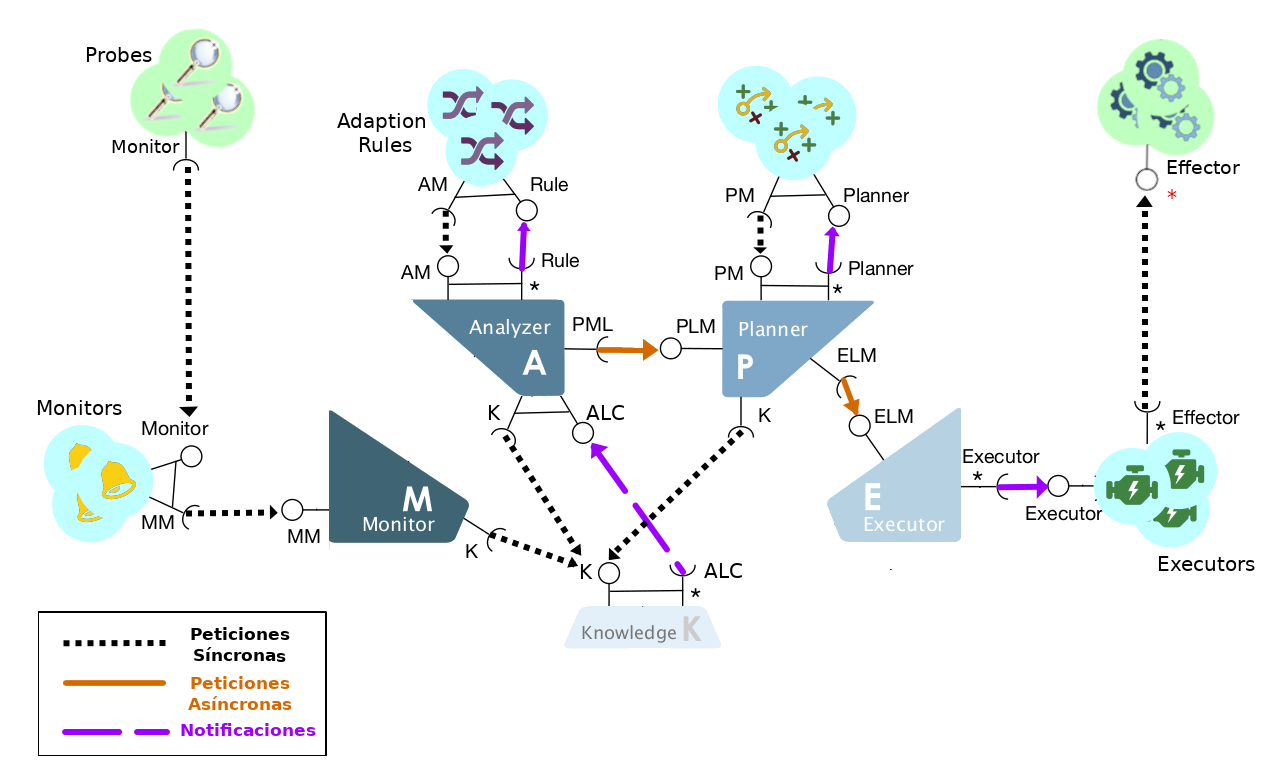
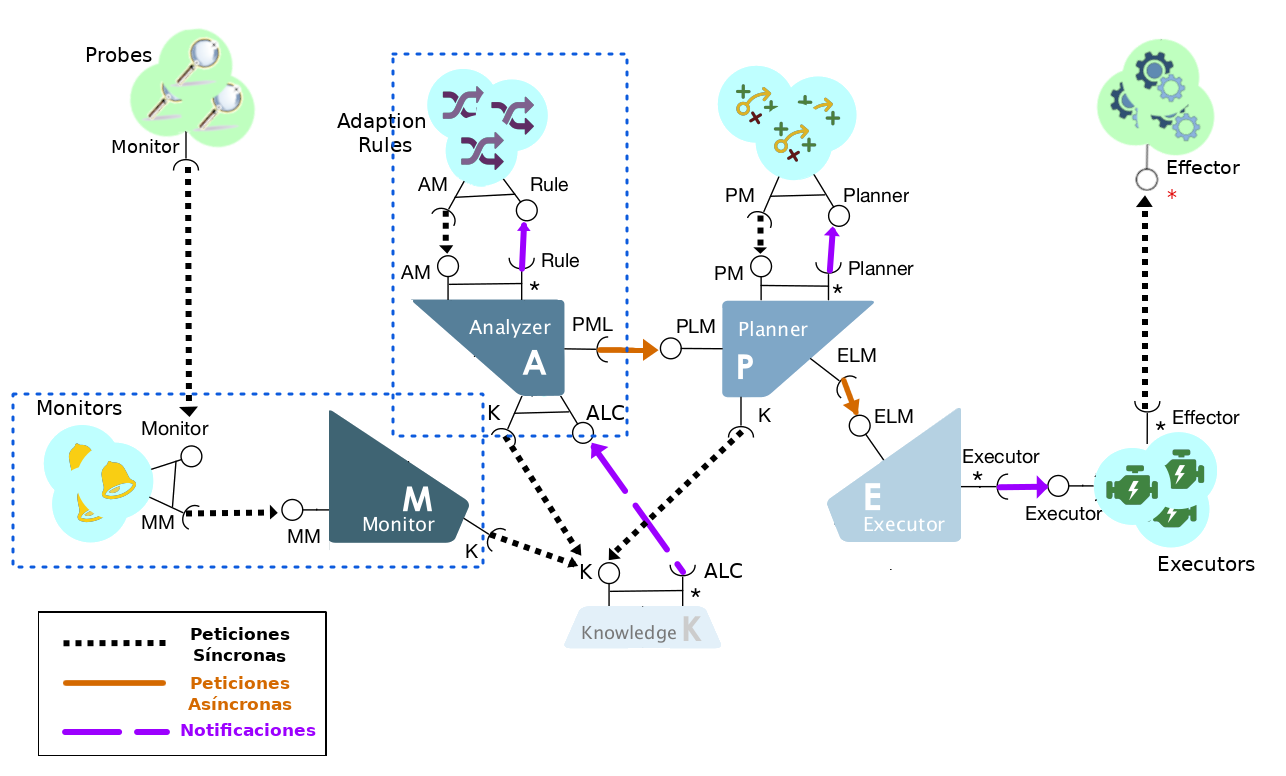
Revision of a layered (1286, 776) image; what changed, layer by layer:
added group "Fronteras microservicios" with 4 layers above "Leyenda" over [11, 52, 629, 569]
added layer "Analisis" in group "Fronteras microservicios" over [391, 52, 629, 438]
added layer "Monitorizacion" in group "Fronteras microservicios" over [11, 392, 485, 569]
